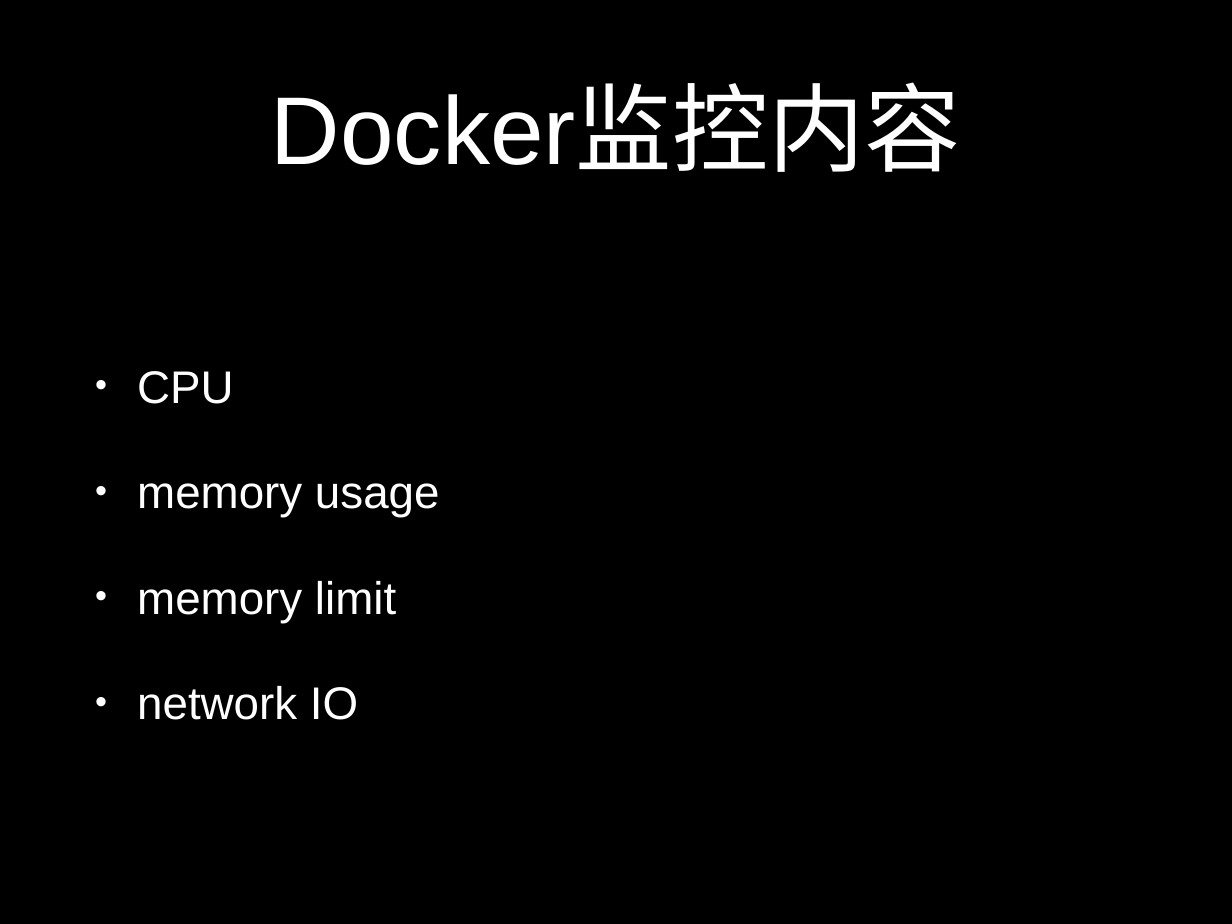
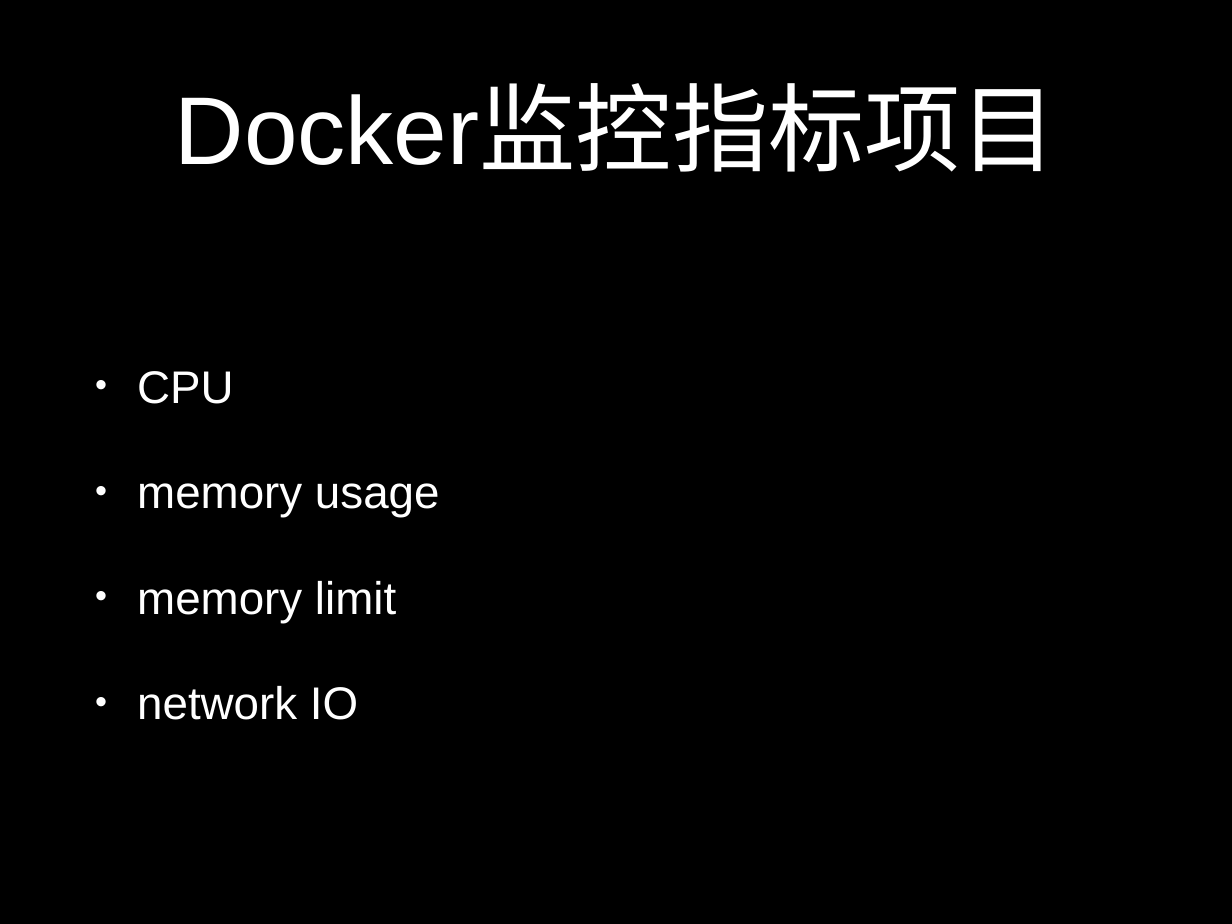
Before and after one commit to liubin/presentations, a slide deck: slide 10 of 20160423-docker-monitoring/keynote.pptx. Drawn at 1232x924 pixels with LibreOffice and Linux fonts; fonts in the diff are those of the drawing. Boxes give left, top, right and bottom in pixels: in the first picture for what was removed or moved away, otherwise in the second. Text is boxed around its words. In the diff, an @@ line names an element or a change of style, - is before the commit and + after.

```diff
--- a/20160423-docker-monitoring/keynote.pptx
+++ b/20160423-docker-monitoring/keynote.pptx
@@ title at <box>175,88,1057,172</box>: text changed @@
-Docker监控内容
+Docker监控指标项目
```
Also in this commit, not shown: 8 other slides changed, 1 slide added, 1 slide removed, 3 other files.
